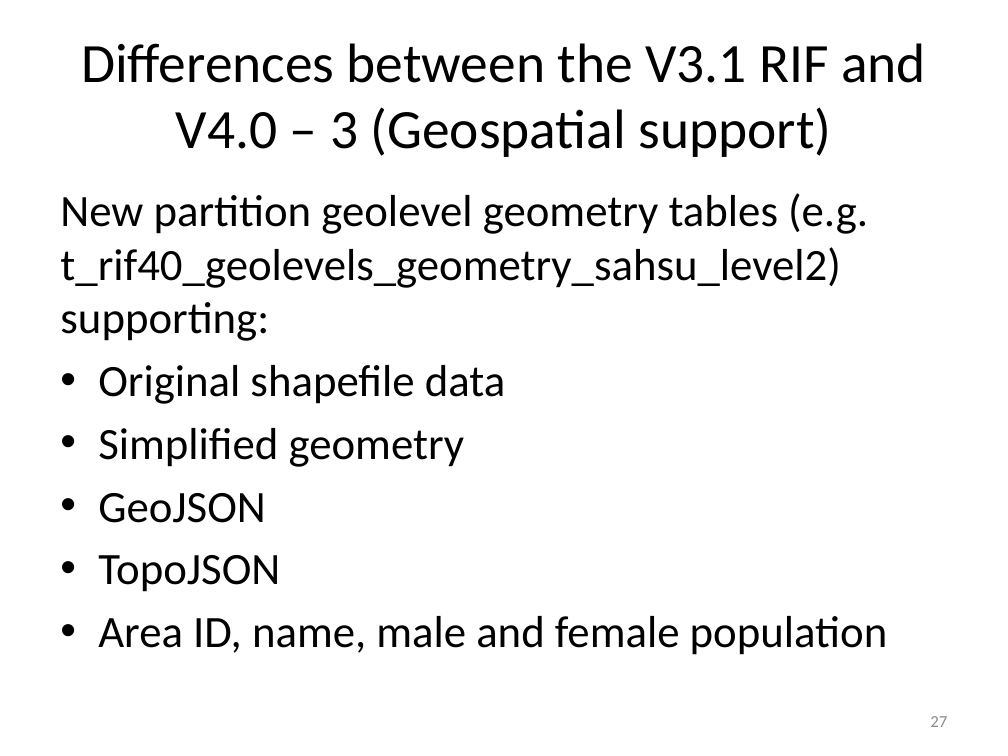
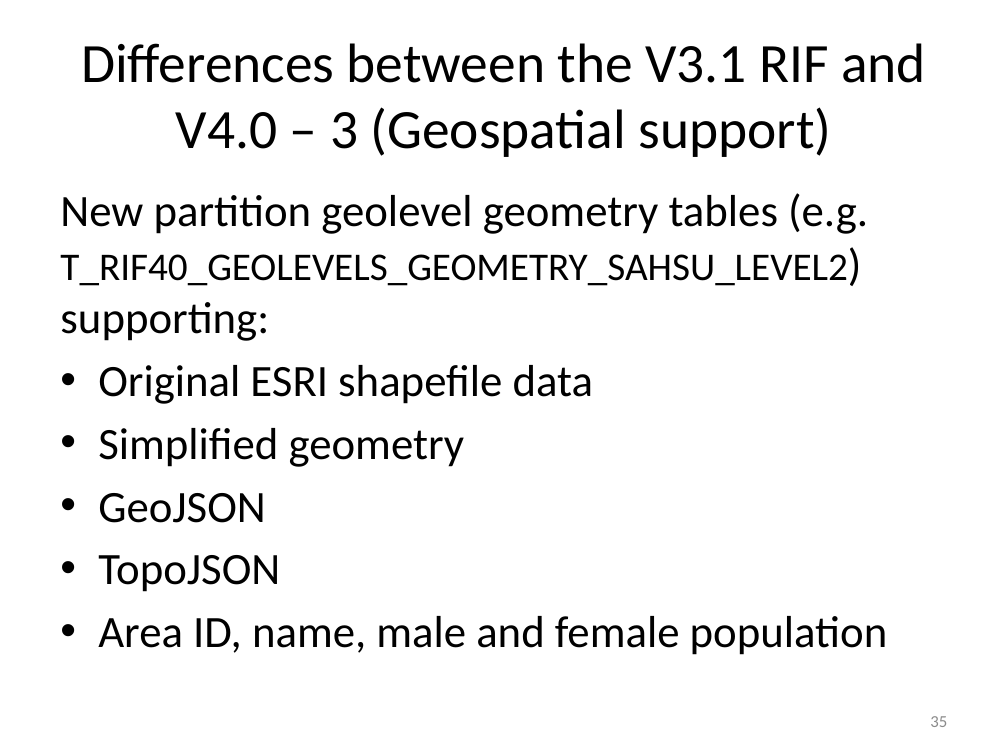
Before and after one commit to smallAreaHealthStatisticsUnit/rapidInquiryFacility, a slide deck: slide 35 of rifDatabase/RIF database.pptx (slide 27 before the commit). Drawn at 1008x756 pixels with LibreOffice and Linux fonts; fonts in the diff are those of the drawing. Boxes give left, top, right and bottom in pixels: in the first picture for what was removed or moved away, otherwise in the second. Text is boxed around its words. In the diff, an @@ line names an element or a change of style, - is before the commit and + after.

```diff
--- a/rifDatabase/RIF database.pptx
+++ b/rifDatabase/RIF database.pptx
@@ text at (60, 193, 868, 404): text changed @@
-New partition geolevel geometry tables (e.g. t_rif40_geolevels_geometry_sahsu_level2) supporting:
-• Original shapefile data
+New partition geolevel geometry tables (e.g. T_RIF40_GEOLEVELS_GEOMETRY_SAHSU_LEVEL2) supporting:
+• Original ESRI shapefile data
@@ page number at (930, 716, 947, 727): text changed @@
-27
+35
```
Also in this commit, not shown: 7 other slides changed, 14 slides added, 1 other file.
